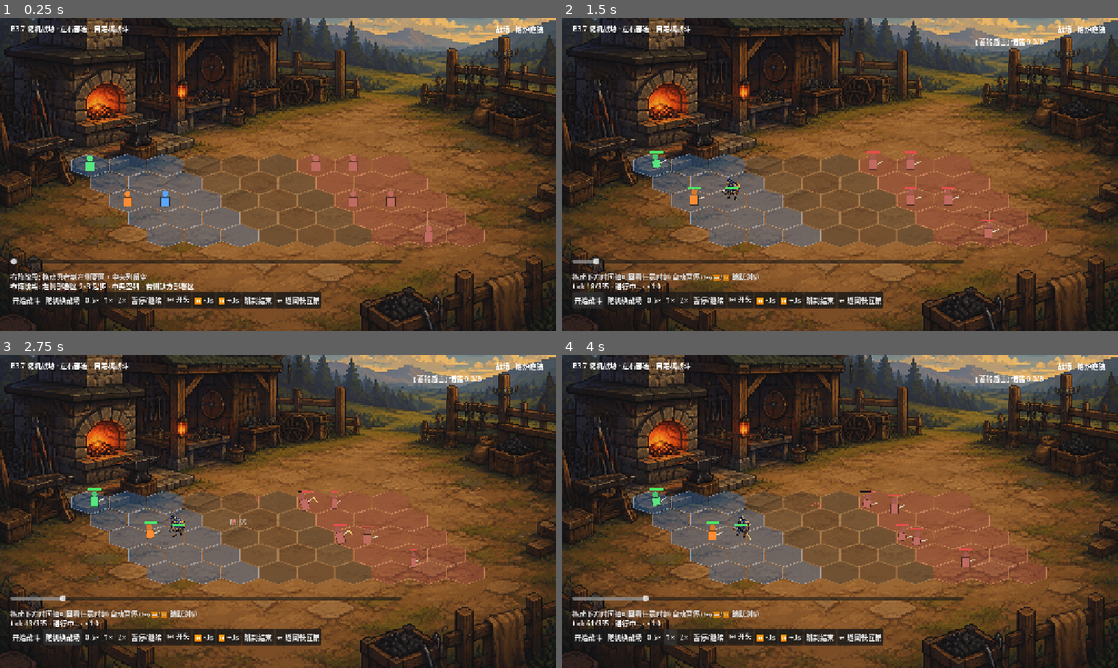
Above: before the commit, frames 1-4 (two rows, left to right).
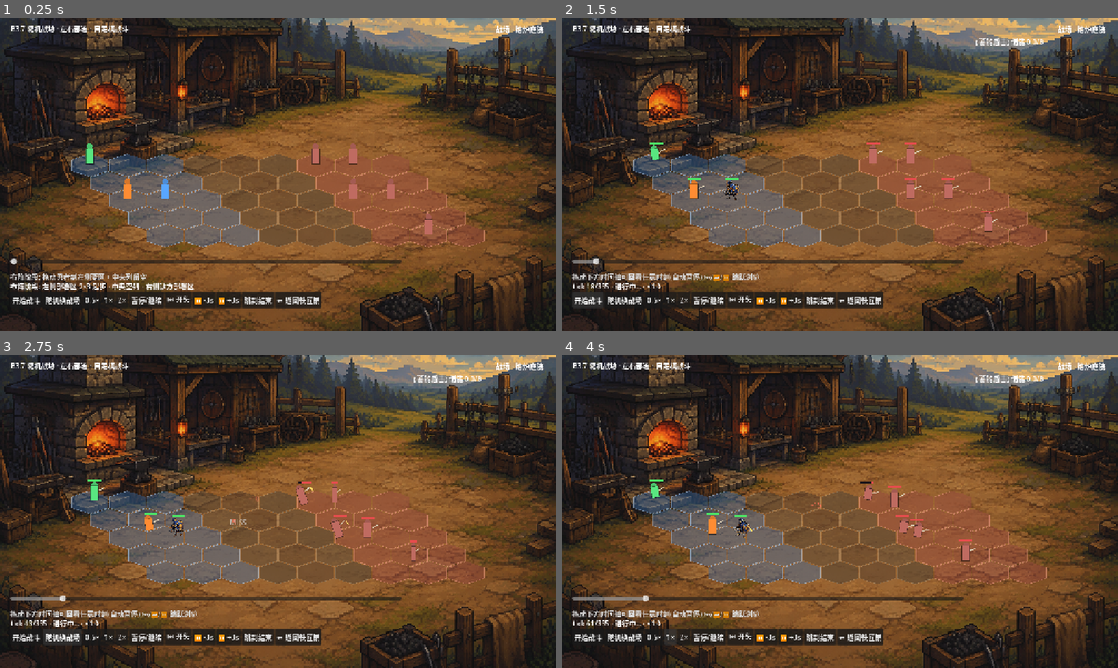
Above: after the commit, the same moments.

Repository: wuzhang114/forgegod
Game: Godot game, scene res://scenes/battle/battle_demo.tscn
The game is run twice, just before and just after one commit, with the same random seed, the same clock (stepped at 60 frames per second) and the same inputs. This scene is started directly instead of the project's main scene.
Inputs:
- Up to frame 1 (0.25 s): no input
- Up to frame 2 (1.5 s): click "开始战斗" at 0.5 s; click "开始战斗" at 1.25 s
- Up to frame 3 (2.75 s): click "随机换战场" at 2 s
- Up to frame 4 (4 s): click "0.5×" at 2.75 s; click "1×" at 3.5 s

The runs differ from the first frame. In frame 1, 0.8% of the frame differs, in the area x 15-78%, y 40-72%; in frame 2, 1.0%; in frame 3, 0.9%; in frame 4, 1.0%, in the area x 15-75%, y 39-68%.

Commit message:
fix(battle): 统一人物格心基准 - 脚底=格心,统一身高46px,布阵/战斗同基准

Diff:
--- a/godot-prototype/scenes/battle/battle_demo.gd
+++ b/godot-prototype/scenes/battle/battle_demo.gd
@@ -38,6 +38,10 @@
 const HEX_SIZE := 50.0
 const Y_SQUASH := 0.54
 const BOARD_CENTER := Vector2(640, 430)  # 兜底;实际每张地图用 ground_y(贴地面带)
+## 单位统一造型基准: 视觉身高/身宽(局部原点=格心,脚踩在 y=0)
+const UNIT_H := 46.0
+const UNIT_W := 18.0
+const UNIT_HEAD_R := 7.0
 
 ## 每张图只承担环境与平整地面，中心棋盘由 _draw_board() 叠加。
 const BATTLE_BACKGROUNDS := {
@@ -461,9 +465,12 @@
 		var col: Color = HERO_COLORS.get(e.role, ENEMY_COLOR) if is_hero else ENEMY_COLOR
 		if drag_index >= 0 and deploy_entities[drag_index].id == e.id:
 			p = get_viewport().get_mouse_position()
-		draw_circle(p + Vector2(0, -16), 7.0, col)
-		draw_rect(Rect2(p + Vector2(-10, -8), Vector2(20, 22)), col)
-		draw_rect(Rect2(p + Vector2(-10, -8), Vector2(20, 22)), Color(0, 0, 0, 0.5), false, 1.0)
+		# 与战斗纸片人同一造型基准: 脚底=格心(y=0),头在肩上方
+		draw_circle(p + Vector2(0, -(UNIT_H - UNIT_HEAD_R) - 4.5), UNIT_HEAD_R, col.darkened(0.15))
+		draw_rect(Rect2(p + Vector2(-UNIT_W / 2.0, -(UNIT_H - UNIT_HEAD_R) + 1.5),
+			Vector2(UNIT_W, UNIT_H - UNIT_HEAD_R - 5.0)), col)
+		draw_rect(Rect2(p + Vector2(-UNIT_W / 2.0, -(UNIT_H - UNIT_HEAD_R) + 1.5),
+			Vector2(UNIT_W, UNIT_H - UNIT_HEAD_R - 5.0)), Color(0, 0, 0, 0.5), false, 1.0)
 
 
 ## 角色精灵素材(守卫已接入;后续可按角色扩充)
@@ -549,39 +556,45 @@
 			rot = sin(Time.get_ticks_msec() * 0.03) * 0.35
 		elif phase == "windup":
 			rot = -0.15
-		# (纸片阵列绘制: 有精灵素材时绘制贴图, 否则程序绘制)
+		# 统一基准: 局部原点=格心,脚底=y0,身高 UNIT_H(与布阵占位一致)
 		draw_set_transform(Vector2(0, base_y), rot, Vector2.ONE)
 		if texture != null:
 			var tsize := Vector2(texture.get_size())
-			var target_h := 52.0
+			var target_h := UNIT_H
 			var target_w := tsize.x * (target_h / tsize.y)
 			draw_texture_rect(texture, Rect2(Vector2(-target_w / 2.0, -target_h), Vector2(target_w, target_h)), false)
-			# 攻击挥击流光
+			# 攻击挥击流光(肩部高度)
 			if phase == "active":
-				draw_line(Vector2(12 * facing, -14), Vector2(26 * facing, 2), Color(1.0, 0.85, 0.4), 2.0)
+				draw_line(Vector2(12 * facing, -30), Vector2(26 * facing, -18), Color(1.0, 0.85, 0.4), 2.0)
 		else:
-			# 头
-			draw_circle(Vector2(0, -18), 6.5, color.darkened(0.15))
-			# 身体
-			var h := 22.0
+			# 头(肩上方)
+			var head_y := -(UNIT_H - UNIT_HEAD_R)
+			draw_circle(Vector2(0, head_y), UNIT_HEAD_R, color.darkened(0.15))
+			# 身体: 脚底=格心(y=0)
+			var h := UNIT_H - UNIT_HEAD_R - 5.0
 			if phase == "windup":
-				h = 18.0
+				h = h - 8.0
 			elif phase == "active":
-				h = 26.0
-			draw_rect(Rect2(Vector2(-9, -11), Vector2(18, h)), color)
-			draw_rect(Rect2(Vector2(-9, -11), Vector2(18, h)), Color(0, 0, 0, 0.5), false, 1.0)
-			# 武器(朝向侧)
+				h = UNIT_H - 8.0
+			var body_top := -(UNIT_H - UNIT_HEAD_R) + 1.5
+			draw_rect(Rect2(Vector2(-UNIT_W / 2.0, body_top), Vector2(UNIT_W, h)), color)
+			draw_rect(Rect2(Vector2(-UNIT_W / 2.0, body_top), Vector2(UNIT_W, h)), Color(0, 0, 0, 0.5), false, 1.0)
+			# 武器(朝向侧,持于肩下)
 			var wx := 10.0 * facing
-			draw_line(Vector2(wx, -2), Vector2(wx + 14 * facing, -8), Color(0.85, 0.8, 0.7), 2.5)
+			var shoulder_y := -(UNIT_H - UNIT_HEAD_R) + 6.0
+			draw_line(Vector2(wx, shoulder_y + 6.0), Vector2(wx + 14 * facing, shoulder_y),
+				Color(0.85, 0.8, 0.7), 2.5)
 			if phase == "active":
-				draw_line(Vector2(wx + 14 * facing, -8), Vector2(wx + 20 * facing, 6), Color(1.0, 0.85, 0.4), 2.0)
+				draw_line(Vector2(wx + 14 * facing, shoulder_y), Vector2(wx + 20 * facing, shoulder_y + 14.0),
+					Color(1.0, 0.85, 0.4), 2.0)
 		if tag == "block" and phase == "active":
-			draw_circle(Vector2(12 * facing, -10), 9.0, Color(0.6, 0.85, 1.0, 0.5))
+			draw_circle(Vector2(12 * facing, -26), 9.0, Color(0.6, 0.85, 1.0, 0.5))
 		draw_set_transform(Vector2.ZERO, 0.0, Vector2.ONE)
-		# 血条(不随体摆动)
-		draw_rect(Rect2(Vector2(-15, -32), Vector2(30, 4)), Color(0.1, 0.08, 0.1))
+		# 血条(头顶上方,不随体摆动)
+		var bar_y := -UNIT_H - 6.0
+		draw_rect(Rect2(Vector2(-15, bar_y), Vector2(30, 4)), Color(0.1, 0.08, 0.1))
 		var hc := Color(0.9, 0.3, 0.3) if color == ENEMY_COLOR else Color(0.3, 0.9, 0.4)
-		draw_rect(Rect2(Vector2(-15, -32), Vector2(30 * hp_ratio, 4)), hc)
+		draw_rect(Rect2(Vector2(-15, bar_y), Vector2(30 * hp_ratio, 4)), hc)
 
 
 ## ---------------- UI ----------------
